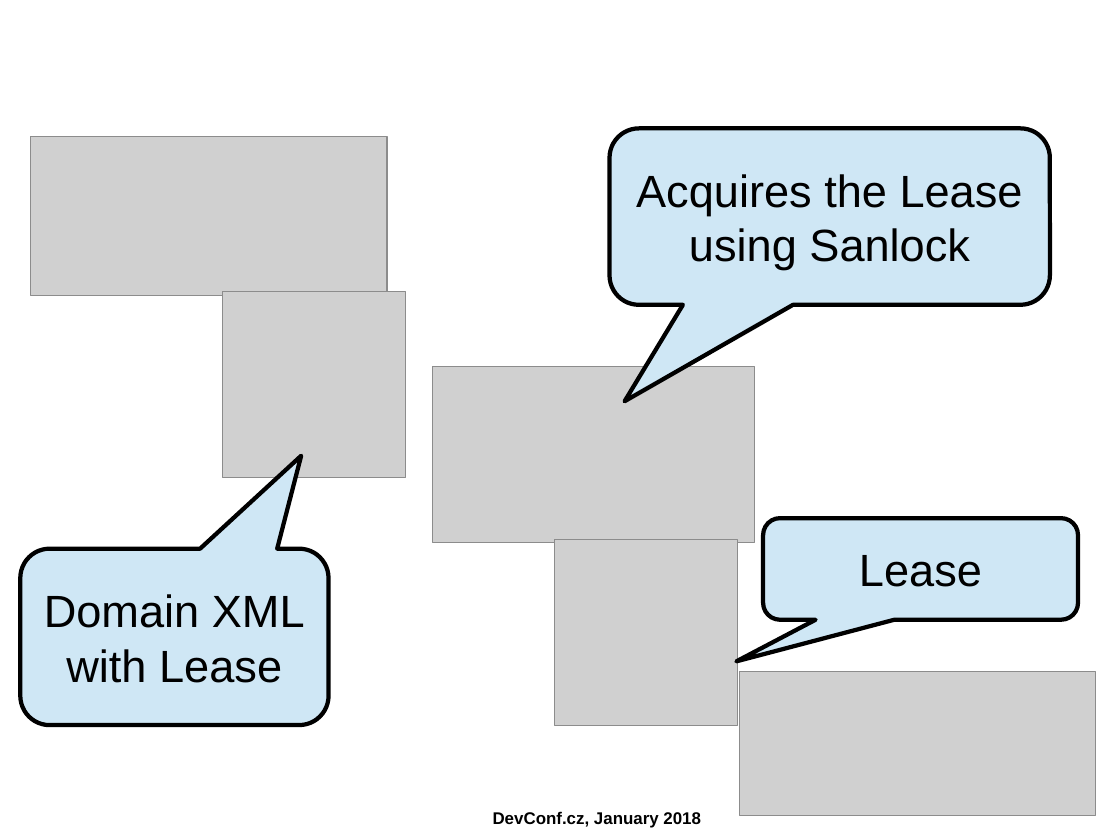
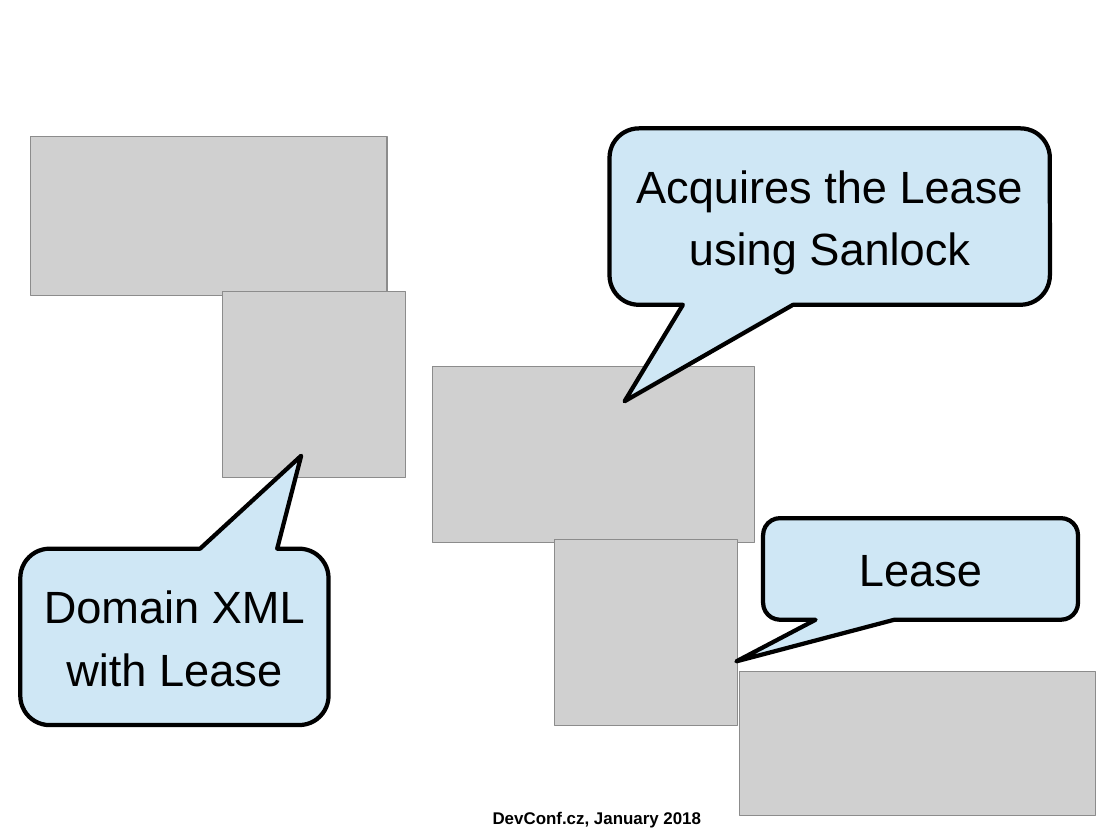
Before and after one commit to ahadas/ahadas.github.io, a slide deck: slide 38 of slides/high_availability_with_no_split_brains.odp. Drawn at 1120x840 pixels with LibreOffice and Linux fonts; fonts in the diff are those of the drawing; grey boxes stand for pictures; background and template pictures are left out. Boxes give left, top, right and bottom in pixels: in the first picture for what was removed or moved away, otherwise in the second. Text is boxed around its words. In the diff, an @@ line names an element or a change of style, - is before the commit and + after.

```diff
--- a/slides/high_availability_with_no_split_brains.odp
+++ b/slides/high_availability_with_no_split_brains.odp
@@ text in rounded speech box at bbox=[636, 170, 1023, 212]: more space between paragraphs @@
@@ text in rounded speech box at bbox=[44, 590, 305, 624]: more space between paragraphs @@
```
Also in this commit, not shown: 18 other slides changed, 1 other file.
